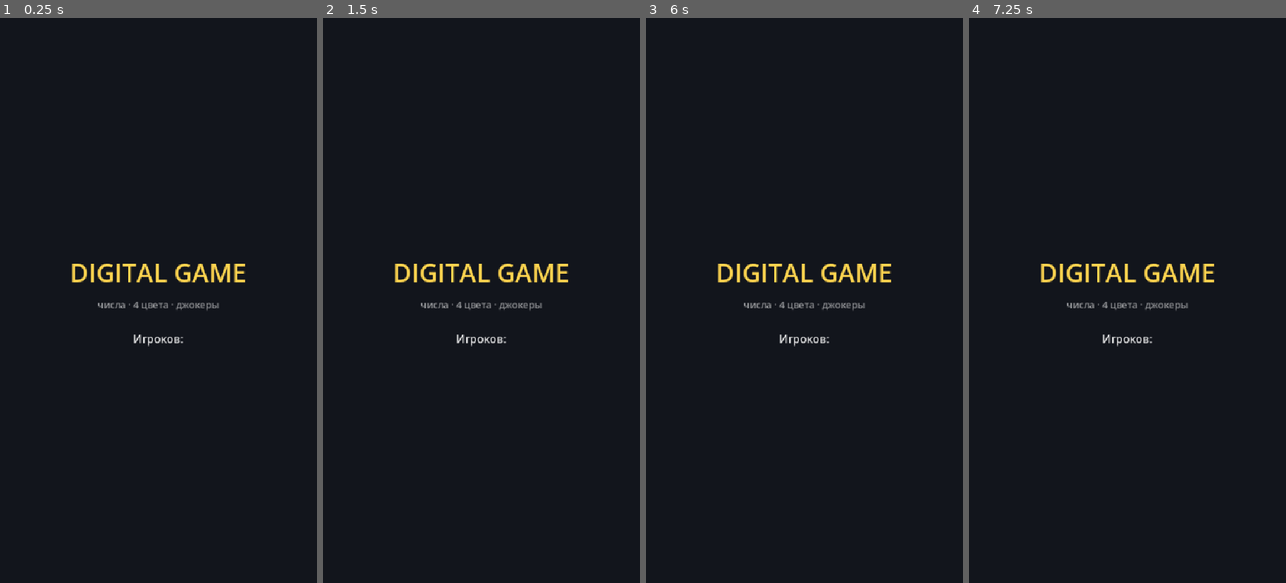
Above: before the commit, frames 1-4 (left to right).
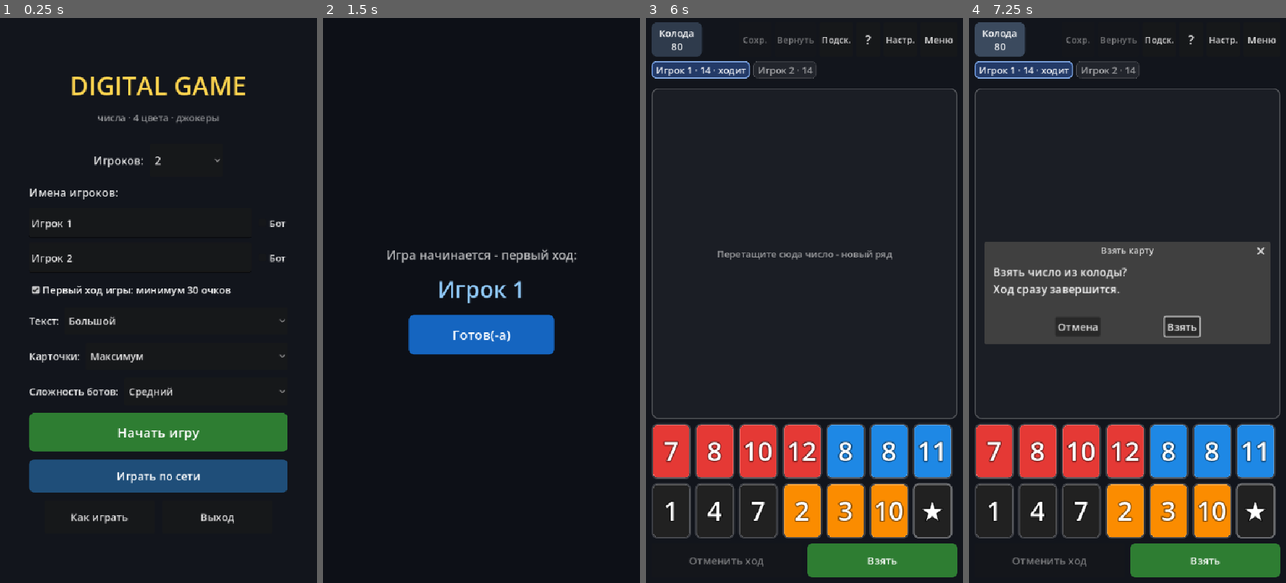
Above: after the commit, the same moments.

Repository: victor-osipov-dev/digital_game
Game: Godot game, scene res://scenes/main_menu.tscn
Two runs of this game, one before a commit and one after it. Both use one fixed random seed, a clock stepped at 60 frames per second and the inputs below.
Inputs (mouse positions are in pixels of both pictures, inside the frame that each line leads up to):
- Up to frame 1 (0.25 s): no input
- Up to frame 2 (1.5 s): click (481, 430) at 0.5 s, where only the run after the commit has a clickable "Начать игру"; click (354, 40) at 1.25 s, where only the run after the commit has a clickable "Колода 80"
- Up to frame 3 (6 s): click (836, 40) at 2 s, where only the run after the commit has a clickable "Подск."; click (867, 40) at 2.75 s, where only the run after the commit has a clickable "?"; click (899, 40) at 3.5 s, where only the run after the commit has a clickable "Настр."; click (937, 40) at 4.25 s, where only the run after the commit has a clickable "Меню"; click (883, 560) at 5 s, where only the run after the commit has a clickable "Взять"; click (804, 334) at 5.75 s, where only the run after the commit has a clickable "Готов(-а)"
- Up to frame 4 (7.25 s): click (1000, 40) at 6.5 s, where only the run after the commit has a clickable "Колода 80"

The runs differ from the first frame. In frame 1, 15% of the frame differs, in the area x 9-91%, y 10-90%; in frame 2, 5.3%; in frame 3, 21%; in frame 4, 35%, in the area x 1-99%, y 0-99%.
Error before the commit: Invalid call. Nonexistent function 'style_option' in base 'Node (settings.gd)'. (res://scripts/ui/main_menu.gd:144)

Commit message:
Поля выбора: крупные пункты списка (style_option), лобби ждёт идущую проверку серверов

Diff:
--- a/scripts/core/settings.gd
+++ b/scripts/core/settings.gd
@@ -32,6 +32,20 @@
 ## большой шрифт бессмыслен, если кнопки по нему остались крошечными.
 func touch(base: int) -> int:
 	return fs(base)
+
+
+## Оформляет OptionButton И его выпадающий список. Шрифт в свёрнутой
+## кнопке уже рос, а пункты списка оставались дефолтно-крошечными:
+## Данные по «размеру карточек» пальцем было не попасть. Делаем и списку
+## крупный шрифт, и высокие строки — высота строки от размера текста.
+func style_option(option: OptionButton, font_base: int) -> void:
+	option.add_theme_font_size_override("font_size", fs(font_base))
+	var popup := option.get_popup()
+	if popup == null:
+		return
+	popup.add_theme_font_size_override("font_size", fs(font_base + 1))
+	popup.add_theme_constant_override("item_height", touch(46))
+	popup.add_theme_constant_override("v_separation", touch(2))
 
 func tile_size() -> Vector2:
 	var idx := clampi(tile_step, 0, TILE_WIDTHS.size() - 1)
--- a/scripts/net/servers.gd
+++ b/scripts/net/servers.gd
@@ -106,13 +106,18 @@
 ## серверам при каждом открытии меню незачем.
 func probe(force := false) -> Dictionary:
 	if _probing:
+		# Проверка уже идёт (например, запущена open() и ещё не кончилась).
+		# Отдать кэш сейчас — соврать «все сервера мертвы» на пустом кэше:
+		# так и делал _load_rooms. Дожидаемся конца той же проверки.
+		while _probing:
+			await get_tree().process_frame
 		return _health
 	if not force and _fresh():
 		return _health
 	_probing = true
 	var result := await _probe_all()
+	_health = result
 	_probing = false
-	_health = result
 	return _health
 
 ## Результат последней проверки: id -> сведения о сервере. Пусто, если
Not shown, added: scripts/ui/scroll_fix.gd.uid
